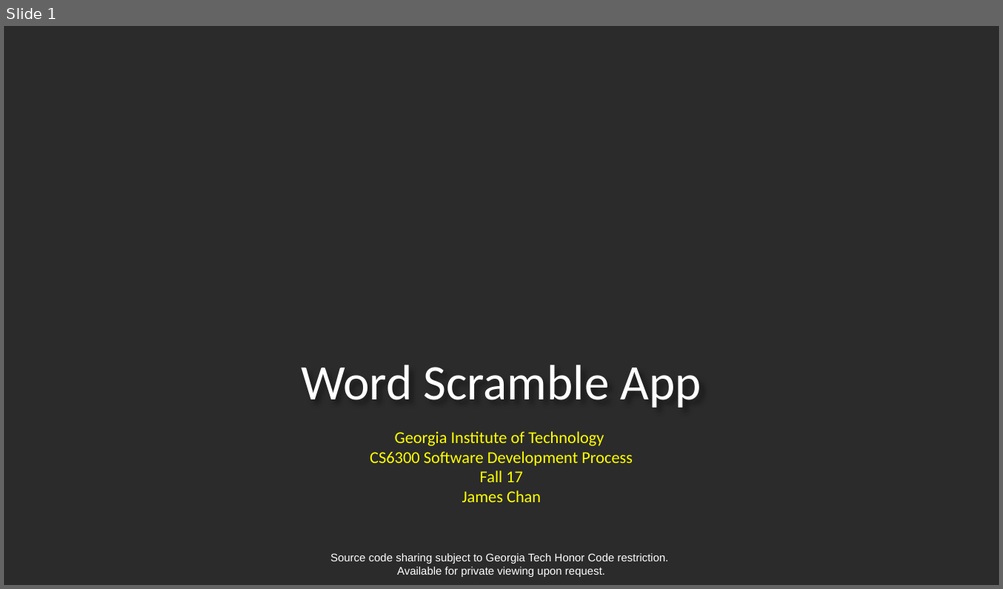
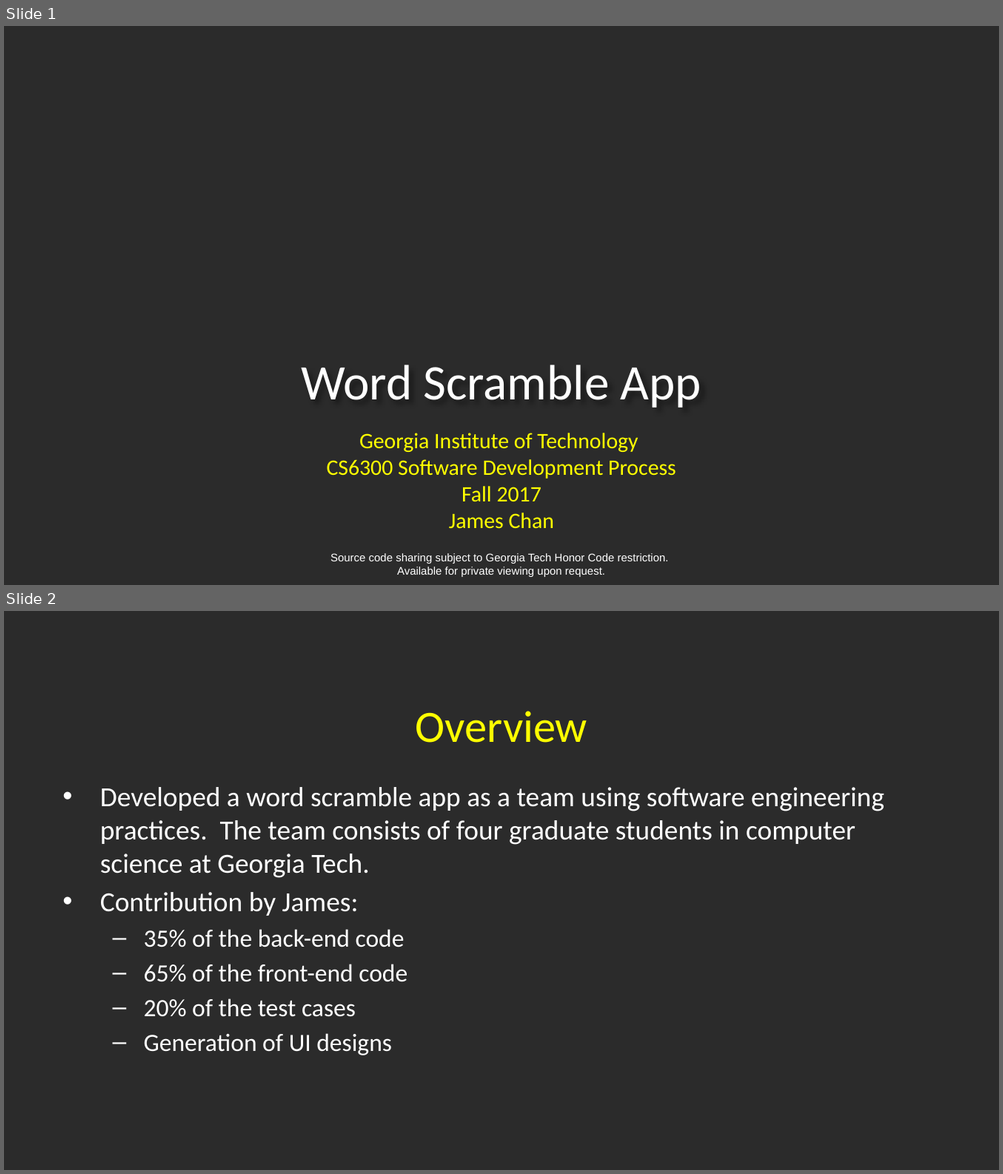
Before and after one commit to jameschanx/Georgia_Tech_School_Projects, a slide deck: Word Scramble App - CS6300 Software Development Process.pptx. Shown one above the other, each under a label of ours: slide 1 before the commit, slides 1 and 2 after it. The pictures are 1003x589 and 1003x1174 pixels, drawn with LibreOffice and Linux fonts; fonts in the diff are those of the drawing; background and template pictures are left out; a plain dark background stands for a picture behind light text. Boxes give left, top, right and bottom in pixels: in the first picture for what was removed or moved away, otherwise in the second. Text is boxed around its words. In the diff, an @@ line names an element or a change of style, - is before the commit and + after.

```diff
--- a/Word Scramble App - CS6300 Software Development Process.pptx
+++ b/Word Scramble App - CS6300 Software Development Process.pptx
@@ slide 2 added at box(4, 611, 999, 1170), background picture (left out) @@
@@ title added at box(415, 711, 587, 743), 32.4 pt, text #FFFF00 @@
+Overview
@@ text added at box(100, 787, 884, 1056), 20 pt, text #FFFFFF @@
+• Developed a word scramble app as a team using software engineering practices. The team consists of four graduate students in computer science at Georgia Tech.
+• Contribution by James:
+  – 35% of the back-end code
+  – 65% of the front-end code
+  – 20% of the test cases
+  – Generation of UI designs
@@ slide 1 changed as well @@
@@ subtitle at box(327, 433, 676, 529): text changed; size 12 to 16 pt @@
-Georgia Institute of Technology
-CS6300 Software Development Process
-Fall 17
-James Chan
+Georgia Institute of Technology
+CS6300 Software Development Process
+Fall 2017
+James Chan
```
Also in this commit, not shown: 4 other slides added, 4 slides removed, 1 other file.
